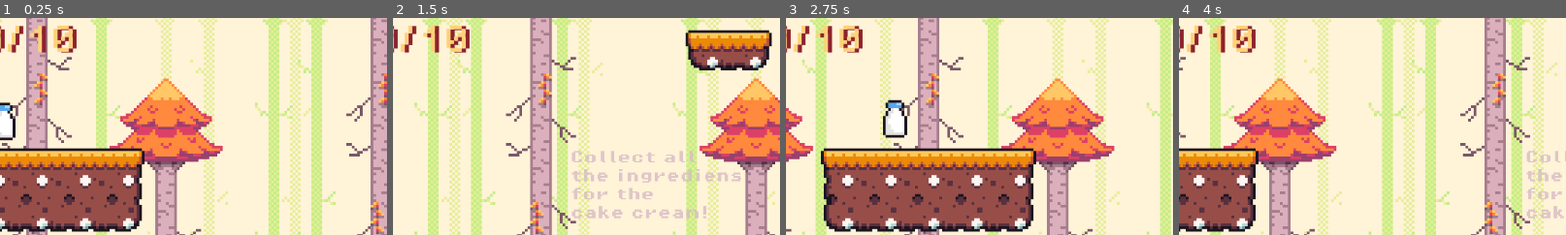
Above: before the commit, frames 1-4 (left to right).
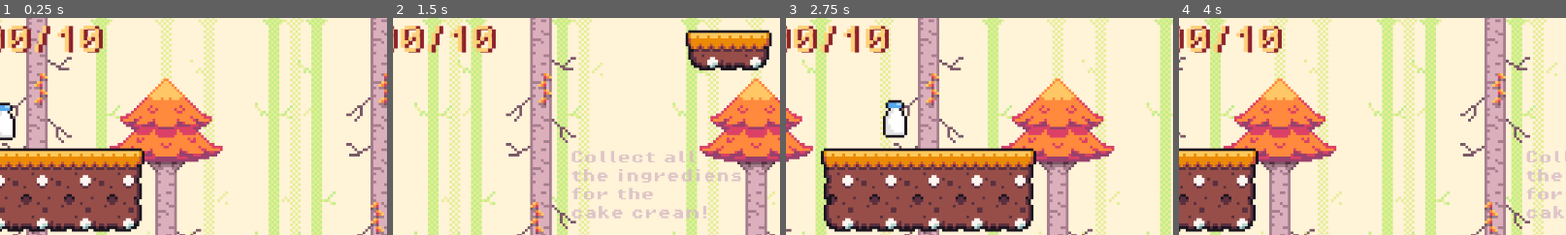
Above: after the commit, the same moments.

Repository: CakeRun/Vaerkstedsuge.github-brug-denne
Game: Godot game, scene res://level 2 (fall)/Level 2.tscn
The game is run twice, just before and just after one commit, with the same random seed, the same clock (stepped at 60 frames per second) and the same inputs. This scene is started directly instead of the project's main scene.
Inputs:
- Up to frame 1 (0.25 s): no input
- Up to frame 2 (1.5 s): hold D (move_right) from 0.53 s (still down); tap E (enter) at 0.6 s; tap Space (jump) at 0.77 s; tap X (attack) at 1.35 s
- Up to frame 3 (2.75 s): tap Space (jump) at 1.52 s; tap E (enter) at 1.55, 2.1 s; release D (move_right) at 2.03 s; hold A (move_left) from 2.03 s (still down)
- Up to frame 4 (4 s): release A (move_left) at 2.78 s; hold D (move_right) from 2.78 s (still down); tap E (enter) at 2.85, 3.8 s; tap Space (jump) at 3.02, 3.77 s; tap X (attack) at 3.6 s
The pictures show only the part of the screen within x 4-54%, y 1-51%; the shares and areas given below are measured in that part.

The runs differ from the first frame. In frame 1, 2.1% of the frame differs, in the area x 2-27%, y 3-17%; in frame 2, 2.1%; in frame 3, 2.1%; in frame 4, 2.1%.
Error in both runs: Invalid assignment of property or key 'text' with value of type 'String' on a base object of type 'null instance'. (res://Level)

Commit message:
ting og portals og end fungerer (Mangler total score til sidst)

Diff:
--- a/GoDot/doors/doors_script.gd
+++ b/GoDot/doors/doors_script.gd
@@ -8,10 +8,9 @@
 @onready var teleport_audio_orange = $"../teleport_audio_orange"
 @onready var teleport_audio_blue = $"../teleport_audio_blue"
 
-@onready var total_score_label = %TotalScoreLabel
-
 
 @onready var player = $"../Player"
+
 
 static var levels_completed = 0
 
@@ -117,12 +116,15 @@
 
 			elif GameManager.total_score <= 3 and GameManager.total_score >= 1:
 				get_tree().change_scene_to_file("res://main_scenes/end_scene_small.tscn")
-
+				#GameManager.total_score_end_small.text = "TOTAL SCORE:" +  str(GameManager.total_score)
 
 			elif GameManager.total_score <= 6  and GameManager.total_score > 3:
 				get_tree().change_scene_to_file("res://main_scenes/end_scene_medium.tscn")
+				#GameManager.total_score_end_medium.text = "TOTAL SCORE:" +  str(GameManager.total_score)
+
 			elif GameManager.total_score >= 9 and GameManager.total_score > 6:
 				get_tree().change_scene_to_file("res://main_scenes/end_scene_big.tscn")
+				#GameManager.total_score_end_big.text = "TOTAL SCORE:" +  str(GameManager.total_score)
 
 			if levels_completed == 2: #sikrer at det kun updaterer det én gang
 				levels_completed = 3
--- a/GoDot/global.gd
+++ b/GoDot/global.gd
@@ -11,3 +11,7 @@
 var current_level_score = 0
 
 var levels_completed = 0
+
+@onready var total_score_label_end_small = $TotalScoreLabel_end_small
+@onready var total_score_label_end_medium = $TotalScoreLabel_end_medium
+@onready var total_score_label_end_big = $TotalScoreLabel_end_big
--- a/GoDot/level 2 (fall)/Level 2.tscn
+++ b/GoDot/level 2 (fall)/Level 2.tscn
@@ -4261,7 +4261,7 @@
 theme_override_constants/shadow_offset_x = 6
 theme_override_fonts/font = ExtResource("2_noxbo")
 theme_override_font_sizes/font_size = 45
-text = "0/10"
+text = "00/10"
 metadata/_edit_use_anchors_ = true
 
 [node name="TotalScoreLabel2" type="Label" parent="GameManager/CanvasLayer"]
--- a/GoDot/level 3 (winter)/level_3.tscn
+++ b/GoDot/level 3 (winter)/level_3.tscn
@@ -1808,7 +1808,7 @@
 theme_override_constants/shadow_offset_x = 6
 theme_override_fonts/font = ExtResource("16_j382v")
 theme_override_font_sizes/font_size = 45
-text = "0/10"
+text = "00/10"
 metadata/_edit_use_anchors_ = true
 
 [node name="TotalScoreLabel3" type="Label" parent="GameManager/CanvasLayer"]
--- a/GoDot/main_scenes/end_scene_big.tscn
+++ b/GoDot/main_scenes/end_scene_big.tscn
@@ -5844,7 +5844,7 @@
 layer_2/tile_data = PackedInt32Array(-65536, 327680, 2, -131071, 786432, 2, -65535, 393216, 2, -65534, 458752, 2)
 
 [node name="Player" parent="." instance=ExtResource("3_j30yh")]
-position = Vector2(-96, -22)
+position = Vector2(-96, -19)
 
 [node name="Camera2D" type="Camera2D" parent="."]
 position = Vector2(-10, 5)
@@ -5880,8 +5880,7 @@
 text = "Here is your cake!"
 horizontal_alignment = 1
 
-[node name="TotalScoreLabel" type="Label" parent="."]
-unique_name_in_owner = true
+[node name="TotalScoreLabel_end_big" type="Label" parent="."]
 anchors_preset = 1
 anchor_left = 1.0
 anchor_right = 1.0
--- a/GoDot/main_scenes/end_scene_medium.tscn
+++ b/GoDot/main_scenes/end_scene_medium.tscn
@@ -5880,7 +5880,7 @@
 text = "Here is your cake!"
 horizontal_alignment = 1
 
-[node name="TotalScoreLabel" type="Label" parent="."]
+[node name="TotalScoreLabel_end_medium" type="Label" parent="."]
 anchors_preset = 1
 anchor_left = 1.0
 anchor_right = 1.0
--- a/GoDot/main_scenes/end_scene_small.tscn
+++ b/GoDot/main_scenes/end_scene_small.tscn
@@ -5880,8 +5880,7 @@
 text = "Here is your cake!"
 horizontal_alignment = 1
 
-[node name="TotalScoreLabel_end" type="Label" parent="."]
-unique_name_in_owner = true
+[node name="TotalScoreLabel_end_small" type="Label" parent="."]
 anchors_preset = 1
 anchor_left = 1.0
 anchor_right = 1.0
